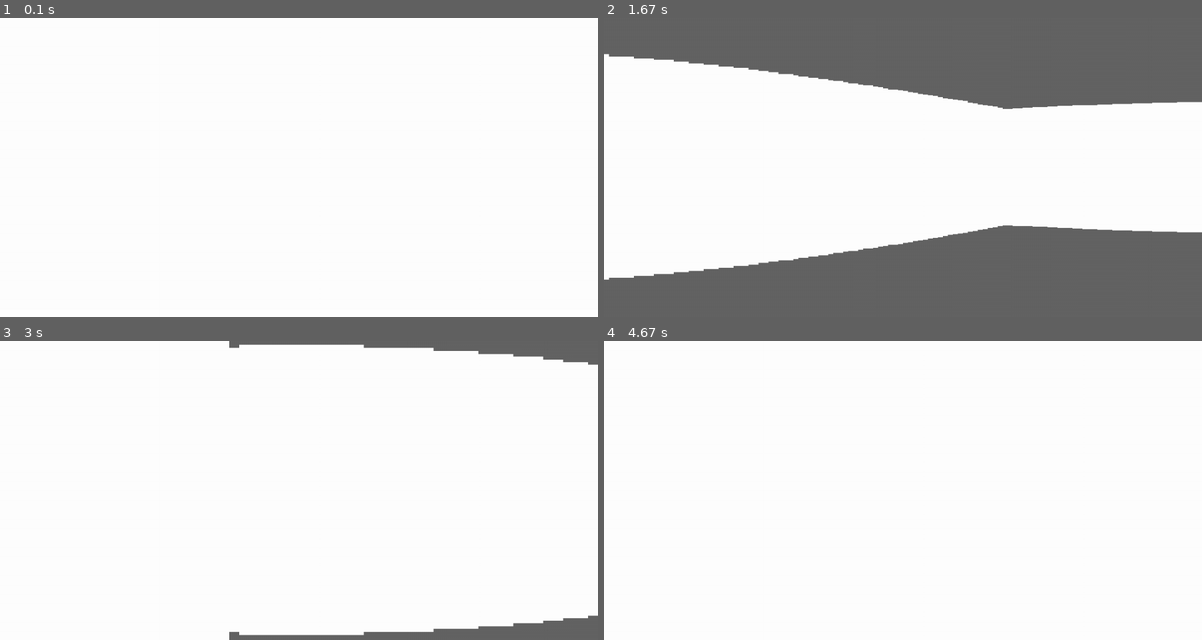
Above: before the commit, frames 1-4 (two rows, left to right).
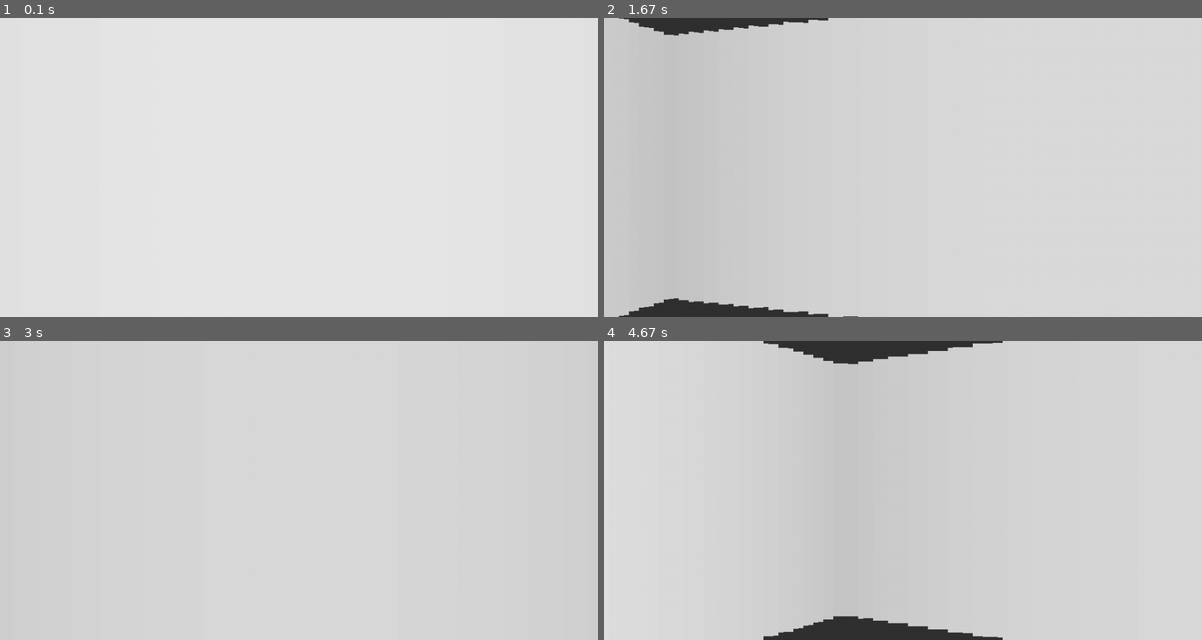
Above: after the commit, the same moments.

Repository: ITE-Ensenada/objetos
Game: pygame game, started from Osvaldo/PygameProyect/main.py
Two runs of this game, one before a commit and one after it. Both use one fixed random seed, a clock stepped at 60 frames per second and the inputs below.
Inputs:
- Up to frame 1 (0.1 s): no input
- Up to frame 2 (1.67 s): hold Right 0.33-0.8 s; hold Up 0.83-1.13 s; hold Right 1.17-1.63 s
- Up to frame 3 (3 s): hold Left 1.67-2.2 s; hold Down 2.23-2.53 s; hold Left 2.57-2.97 s
- Up to frame 4 (4.67 s): hold Up 3-3.37 s; hold Down 4.07-4.43 s; hold Left from 4.47 s (still down)

The runs differ from the first frame. In frame 1, 64% of the frame differs, in the area x 0-100%, y 0-100%; in frame 2, 100%; in frame 3, 100%; in frame 4, 100%.

Commit message:
comentarios adicionales

Diff:
--- a/Osvaldo/PygameProyect/Package/functions.py
+++ b/Osvaldo/PygameProyect/Package/functions.py
@@ -42,7 +42,7 @@
 
 
 # ALGORITMO DE RAY CASTING
-def ray_cast2D(screen, jugador):
+def ray_cast(screen, jugador):
     # DEFINIR EL AVANCE DE CADA RAYO
     step_angle = jugador.fov / casted_rays
 
@@ -73,11 +73,19 @@
                 # DIBUJA EL RAYCASTING
                 # pygame.draw.line(screen, ( 255, 255, 0 ), (jugador.posX , jugador.posY ), ( target_x, target_y ) )
 
+                # COLOR DE LAS SOMBRAS
+                color = 255 / (1 + profundidad**2 * 0.0001)
+
+                # QUITAR EFECTO OJO DE PEZ
+                profundidad *= math.cos(jugador.angle - start_angle)
+
                 # CALCULA EL ALTO DE LA PARED 3D
                 wall_alto = 21000 / (profundidad + 0.0001)
 
+                if wall_alto > screen_Alto: wall_alto = screen_Alto
+
                 # DIBUJAR PROYECCION 3D
-                pygame.draw.rect(screen, WHITE, (ray * scale,
+                pygame.draw.rect(screen, (color, color, color), (ray * scale,
                                                 (screen_Alto / 2) - (wall_alto / 2),
                                                  scale , wall_alto) )
                 break
--- a/Osvaldo/PygameProyect/main.py
+++ b/Osvaldo/PygameProyect/main.py
@@ -7,7 +7,7 @@
 clock = pygame.time.Clock()
 
 # INICIO DE LA PANTALLA
-screen = pygame.display.set_mode((screen_Ancho, screen_Alto))
+screen = pygame.display.set_mode((screen_Ancho, screen_Alto), )
 pygame.display.set_caption("Intento raycasting")
 
 while True:
@@ -15,25 +15,25 @@
     keys = pygame.key.get_pressed()
 
     # BACKGROUND UPDATE
-    pygame.draw.rect(screen, ( 100, 100, 100 ), ( 0, 0, screen_Ancho, screen_Alto))
+    pygame.draw.rect(screen, ( 50, 50, 50 ), ( 0, 0, screen_Ancho, screen_Alto))
 
     # DIBUJO DEL MAPA 2D
     # draw_map2D(screen, jugador)
 
     # ALGORITMO RAYCASTING
-    ray_cast2D(screen, jugador)
+    ray_cast(screen, jugador)
 
     # EVENTOS DEL TECLADO
     if keys[pygame.K_LEFT]:
-        jugador.angle = -0.05
+        jugador.angle = -0.025
     if keys[pygame.K_RIGHT]:
-        jugador.angle = 0.05
+        jugador.angle = 0.025
     if keys[pygame.K_UP]:
-        jugador.posX = -math.sin(jugador.angle) * 2
-        jugador.posY = math.cos(jugador.angle) * 2
+        jugador.posX = -math.sin(jugador.angle) * 1.5
+        jugador.posY = math.cos(jugador.angle) * 1.5
     if keys[pygame.K_DOWN]:
-        jugador.posX = math.sin(jugador.angle) * 2
-        jugador.posY = -math.cos(jugador.angle) * 2
+        jugador.posX = math.sin(jugador.angle) * 1.5
+        jugador.posY = -math.cos(jugador.angle) * 1.5
     if keys[pygame.K_ESCAPE]: end_game()
 
     # EVENTOS EN CICLO FOR
Not shown, changed: Osvaldo/PygameProyect/README.md
